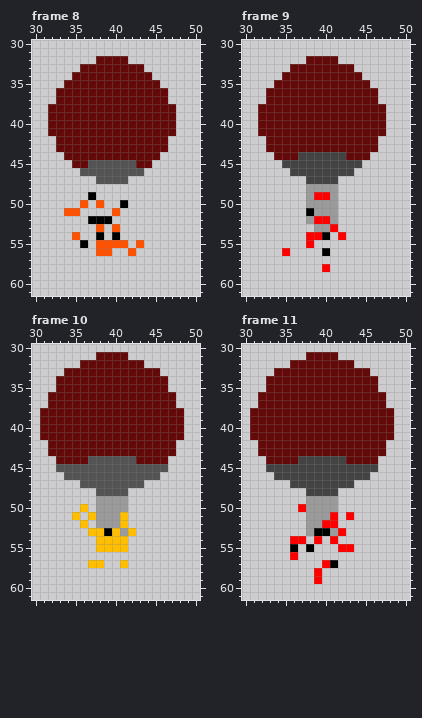
Pixel-art file, stored at Assets/Resources/Sprites/Towers/GigaGatling/GigaGatling2D.aseprite. Above: the version before the commit.
80x80 pixels, 16 frames. Colours within 5 levels of each other are drawn and written as one. Shown: frame 8: x 30..50, y 30..61; frame 9: x 30..50, y 30..61; frame 10: x 30..50, y 30..61; frame 11: x 30..50, y 30..61. The commit also changed other frames, which this record leaves out.
Once edited:
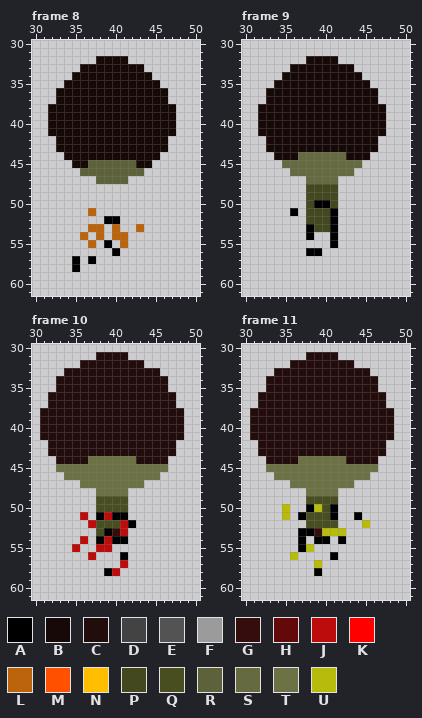
Palette (. is transparent): A #000000  B #180909  C #230c0c  D #434343  E #535353  F #9b9b9b  G #360d0d  H #630909  J #bc0c0c  K #ff0000  L #bc640c  M #ff5100  N #ffbe00  P #43481f  Q #494e21  R #5e623a  S #666a41  T #6d7244  U #b7bc0c
Edits made:
layer "Layer 2" now hidden
layer "Layer 6" added
layer "Layer 3" now hidden
layer "Layer 7" added
Changed rows in their new state; - is an unchanged pixel.
Frame 8:
first column x 32:
32 ------BBBB------
33 ----BBBBBBBB----
34 ---BBBBBBBBBB---
35 --BBBBBBBBBBBB--
36 -BBBBBBBBBBBBBB-
37 -BBBBBBBBBBBBBB-
38 BBBBBBBBBBBBBBBB
39 BBBBBBBBBBBBBBBB
40 BBBBBBBBBBBBBBBB
41 BBBBBBBBBBBBBBBB
42 -BBBBBBBBBBBBBB-
43 -BBBBBBBBBBBBBB-
44 --BBBBBBBBBBBB--
45 ---BBRRRRRRBB---
46 ----RRRRRRRR----
47 ------RRRR------
49 -----.----------
50 ----.-.--.------
51 --..-L--.-------
52 -----..-A-------
53 -----LL-L--L----
54 ---.L-L-LL------
55 ----.L.A.L-.----
56 ------..A-.-----
57 ---A-A----------
58 ---A------------
Frame 9:
first column x 32:
32 ------BBBB------
33 ----BBBBBBBB----
34 ---BBBBBBBBBB---
35 --BBBBBBBBBBBB--
36 -BBBBBBBBBBBBBB-
37 -BBBBBBBBBBBBBB-
38 BBBBBBBBBBBBBBBB
39 BBBBBBBBBBBBBBBB
40 BBBBBBBBBBBBBBBB
41 BBBBBBBBBBBBBBBB
42 -BBBBBBBBBBBBBB-
43 -BBBBBBBBBBBBBB-
44 --BBBSSSSSSBBB--
45 ---SSSSSSSSSS---
46 ----SSSSSSSS----
47 ------SSSS------
48 ------PPPP------
49 ------PPPP------
50 ------PAAP------
51 ----A-PPPA------
52 ------PPPA------
53 ------APPA------
54 ------A..A.-----
55 ------.--A------
56 ---.--AA.-------
58 --------.-------
Frame 10:
first column x 31:
31 -------CCCC-------
32 -----CCCCCCCC-----
33 ---CCCCCCCCCCCC---
34 --CCCCCCCCCCCCCC--
35 --CCCCCCCCCCCCCC--
36 -CCCCCCCCCCCCCCCC-
37 -CCCCCCCCCCCCCCCC-
38 CCCCCCCCCCCCCCCCCC
39 CCCCCCCCCCCCCCCCCC
40 CCCCCCCCCCCCCCCCCC
41 CCCCCCCCCCCCCCCCCC
42 -CCCCCCCCCCCCCCCC-
43 -CCCCCCCCCCCCCCCC-
44 --CCCCTTTTTTCCCC--
45 --TTTTTTTTTTTTTT--
46 ---TTTTTTTTTTTT---
47 -----TTTTTTTT-----
48 -------TTTT-------
49 -------QQQQ-------
50 -----.-QQQQ-------
51 ----.J.AJAA-------
52 -----.JQQQJA------
53 ------.Q-GJ.------
54 -----J-AJAA-------
55 ----J--JJ..-------
56 ------J---A-------
57 ------..--J-------
58 --------AJ--------
Frame 11:
first column x 31:
31 -------CCCC-------
32 -----CCCCCCCC-----
33 ---CCCCCCCCCCCC---
34 --CCCCCCCCCCCCCC--
35 --CCCCCCCCCCCCCC--
36 -CCCCCCCCCCCCCCCC-
37 -CCCCCCCCCCCCCCCC-
38 CCCCCCCCCCCCCCCCCC
39 CCCCCCCCCCCCCCCCCC
40 CCCCCCCCCCCCCCCCCC
41 CCCCCCCCCCCCCCCCCC
42 -CCCCCCCCCCCCCCCC-
43 -CCCCCCCCCCCCCCCC-
44 --CCCCTTTTTTCCCC--
45 --TTTTTTTTTTTTTT--
46 ---TTTTTTTTTTTT---
47 -----TTTTTTTT-----
48 -------TTTT-------
49 -------QQQQ-------
50 ----U-.AUQA-------
51 ----U-AQQQA-.A----
52 -------QQQQ---U---
53 ------AAGUUU------
54 -----.A-AA.A------
55 -----.AU---..-----
56 -----U----A-------
57 --------U..-------
58 --------A---------
59 --------.---------
Where, in picture pixels (left, top, right, bottom), the same in both pictures:
changed: (48, 56, 176, 272)
changed: (258, 56, 386, 272)
changed: (40, 352, 184, 576)
changed: (250, 352, 394, 584)
